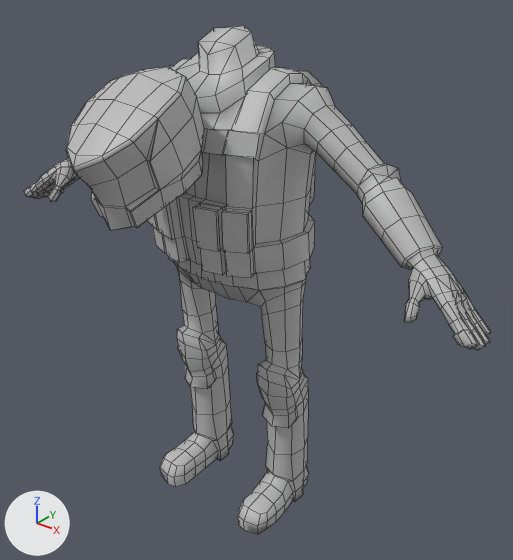
The FBX model Assets/DropZone/Characters/Squaddie/SideArm_Moving.fbx as it was, and as the next commit left it.
Both versions are drawn from a camera (50 mm lens) standing at (1.452, -1.682, 1.976) and looking at (0.123, -0.02, 0.946). Lighting does not change. The marker at lower left points along +X, +Y and +Z. Mesh edges are drawn as thin lines. Where no turn or scale is listed for an object, it has been applied to the vertices.

The scene before the commit, as lines of its bpy script (objects in view):
```python
me_mesh = bpy.data.meshes.new('Mesh')
me_mesh.from_pydata(...)  # 1271 vertices, 1330 faces; spans x -0.94..0.94, y -0.24..0.27, z 0.01..1.73
me_mesh.materials.append(mat_squaddie_matbody)  # grey #bcbcbc
me_mesh_001 = bpy.data.meshes.new('Mesh.001')
me_mesh_001.from_pydata(...)  # 124 vertices, 132 faces; spans x -15.8..15.8, y 157.0..196.0, z -20.4..21.7
me_mesh_001.materials.append(mat_squaddie_mathead)  # grey #bcbcbc
ob_squaddie_body = bpy.data.objects.new('Squaddie:Body', me_mesh)
ob_squaddie_body.location = (0.0, 0.0, 0.0)
ob_squaddie_head = bpy.data.objects.new('Squaddie:Head', me_mesh_001)
ob_squaddie_head.parent = ob_squaddie_geogroup
ob_squaddie_head.location = (2.415, -31.03, 25.66)
ob_squaddie_head.rotation_euler = (0.0756, -0.00548, 0.0138)  # degrees (4.3, -0.3, 0.8)
```
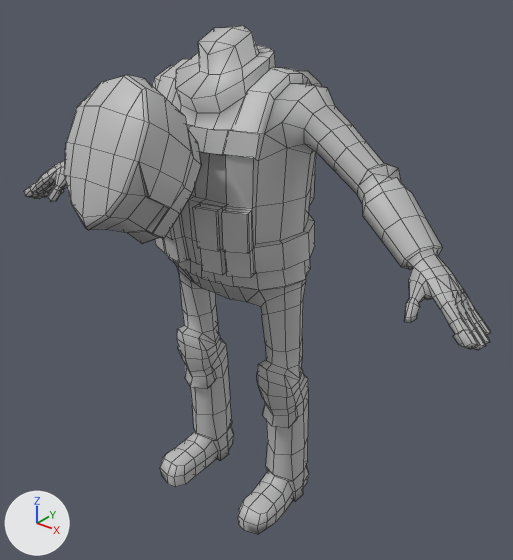
Changed parts and their boxes [x1, y1, x2, y2] in the pictures (513 x 560 px):
```json
{"object": "Squaddie:Head", "change": "moved, turned", "before": [66, 67, 204, 230], "after": [64, 75, 201, 243]}
```

The change, as JSON lines over the scene's bpy script:
```json
{"op": "set", "path": "ob_squaddie_head.location", "old": "(2.415, -31.03, 25.66)", "new": "(0.0, 3.607, -69.99)"}
{"op": "set", "path": "ob_squaddie_head.rotation_euler", "old": "(0.0756, -0.00548, 0.0138)", "new": "(0.683, 0.0, 0.0)", "note": "degrees (4.3, -0.3, 0.8) -> degrees (39, 0, 0)"}
```
